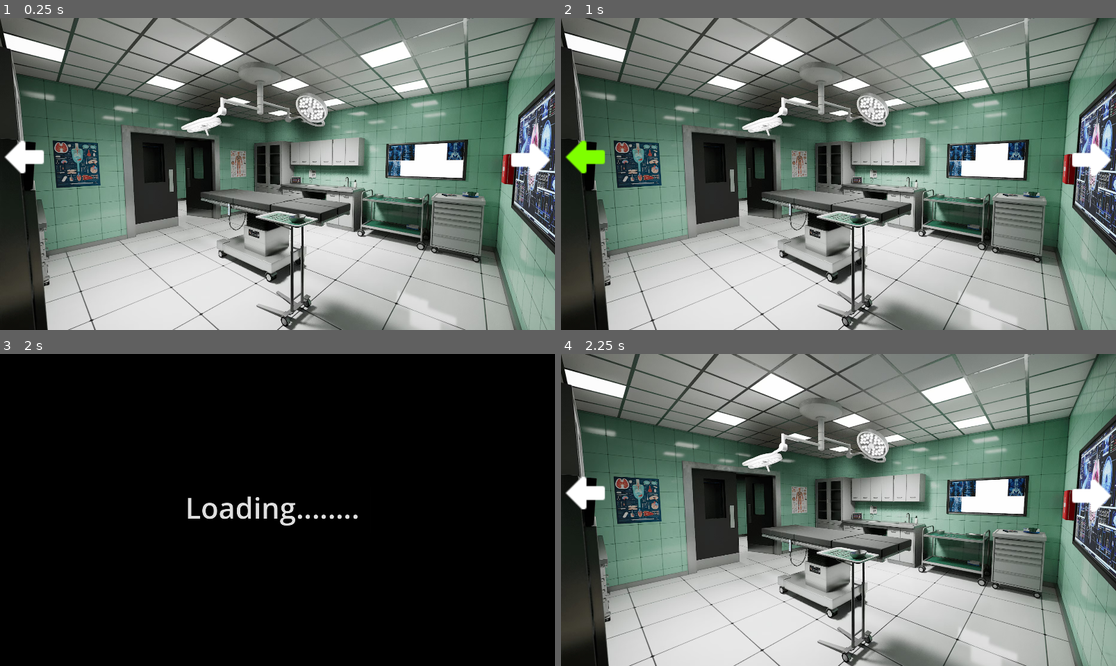
Above: before the commit, frames 1-4 (two rows, left to right).
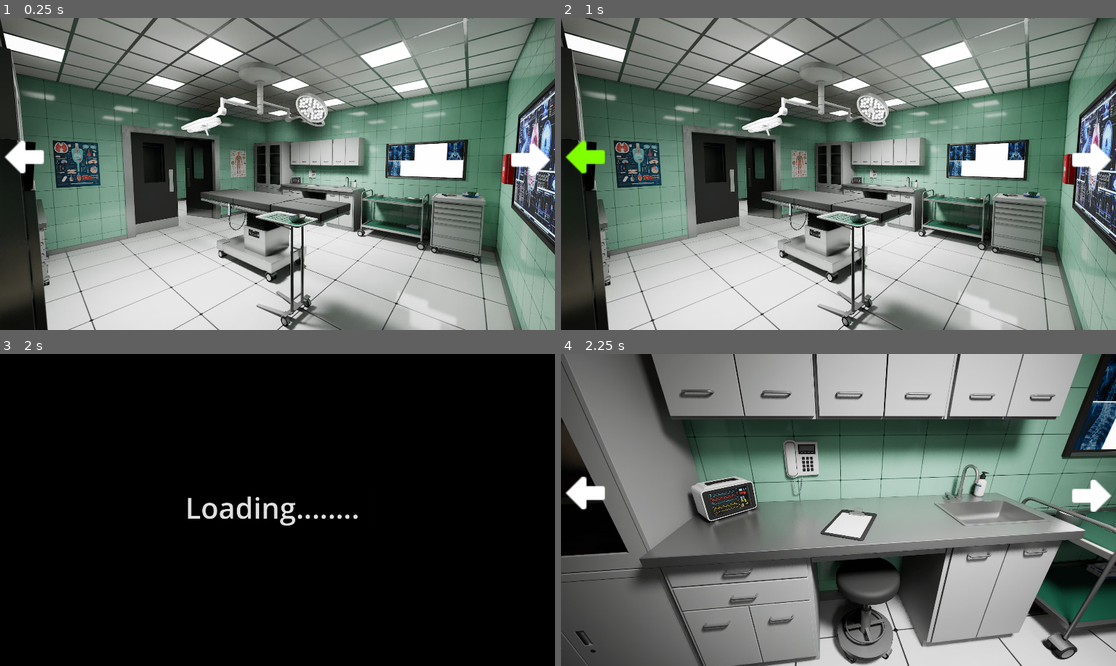
Above: after the commit, the same moments.

Repository: Cavan/EscapeRoomProject
Game: Godot game, scene res://World/world.tscn
Same seed, same stepped clock (60 frames per second), same inputs: the game is played once before the commit and once after it.
Inputs (mouse positions are in pixels of both pictures, inside the frame that each line leads up to):
- Up to frame 1 (0.25 s): no input
- Up to frame 2 (1 s): tap Enter at 0.5 s; move the mouse to (583, 158) at 0.52 s; click (583, 158) at 0.67 s
- Up to frame 3 (2 s): move the mouse to (532, 497) at 1.27 s; click (532, 497) at 1.42 s
- Up to frame 4 (2.25 s): tap Space at 2 s; move the mouse to (894, 441) at 2.02 s; click (894, 441) at 2.17 s

Frames 1-3 are identical in both runs. In frame 4, 83% of the frame differs, in the area x 0-100%, y 0-100%.

Commit message:
Finished scene cycling feature, and refactored.

Diff:
--- a/UI/navigation_arrows.gd
+++ b/UI/navigation_arrows.gd
@@ -19,6 +19,7 @@
 # Called every frame. 'delta' is the elapsed time since the previous frame.
 func _process(delta):
 	pass
+
 
 func _on_area_2d_left_arrow_mouse_entered():
 		print("Left Nav Arrow Entered")
--- a/World/world.gd
+++ b/World/world.gd
@@ -12,7 +12,9 @@
 const NEXT_SCENE:int = 1
 const PREVIOUS_SCENE:int = -1
 const BEGINNING_SCENE:int = 0
+const SCENE_INCREMENT:int = 1
 const ADD_ONE_TO_ZERO_BASED_INDEX = 1
+const SUBTRACT_ONE_FROM_ARRAY_SIZE = 1
 
 var async_loading_path:String
 var current_map_path:String
@@ -26,14 +28,11 @@
 	loading_display.visible = false
 
 
-
-
 # Called every frame. 'delta' is the elapsed time since the previous frame.
 func _process(delta):
 	if loading_display:
 		# advance to the next map
 		change_current_map()
-
 
 
 func load_main_level() -> void:
@@ -45,40 +44,18 @@
 	#await get_tree().create_timer(1.0).timeout
 	add_child(current_level)
 
+
 func _on_navigation_action(direction:String):
 	print("Click Signal Detected")
 	print(direction)
 	if direction == LEFT_NAV_ARROW_CLICKED:
-		navigate_to_previous_map()
+		animated_scene_swap_loader(get_level_path(PREVIOUS_SCENE))
 	if direction == RIGHT_NAV_ARROW_CLICKED:
-		navigate_to_next_map()
+		animated_scene_swap_loader(get_level_path(NEXT_SCENE))
 
-func navigate_to_next_map() -> void:
-	print("Navigating: GO FORWARD")
-	animated_scene_swap_loader(NEXT_SCENE)
 
-func navigate_to_previous_map() -> void:
-	print("Navigating: GO BACKWARD")
-	animated_scene_swap_loader(PREVIOUS_SCENE)
-
-func animated_scene_swap_loader(direction:int) -> void:
-	var new_map
-	var number_of_levels = level_paths.size()
-	var current_level_index = level_paths.find(async_loading_path)
-
-	if direction > 0:
-		print("Current level Index: %s" % [current_level_index])
-		if current_level_index + ADD_ONE_TO_ZERO_BASED_INDEX < number_of_levels:
-			print("We can advance")
-			current_level_index += NEXT_SCENE
-		elif current_level_index + ADD_ONE_TO_ZERO_BASED_INDEX == number_of_levels:
-			print("We must wrap around back to the beginning.")
-			current_level_index = 0
-	if direction < 0:
-		# Add the previous scenen code here.
-		pass
-	async_loading_path = level_paths[current_level_index]
-
+func animated_scene_swap_loader(scene_path:String) -> void:
+	async_loading_path = scene_path
 	var timestamp:String = Time.get_datetime_string_from_system()
 	print("[%s] current set path: %s" % [timestamp, async_loading_path])
 	var tween = create_tween().tween_property(current_level, "modulate:a", 0, 0.5)
@@ -87,6 +64,7 @@
 
 	remove_child(current_level)
 	ResourceLoader.load_threaded_request(async_loading_path)
+
 
 func change_current_map() -> void:
 	if (ResourceLoader.load_threaded_get_status(async_loading_path) == ResourceLoader.THREAD_LOAD_LOADED):
@@ -100,3 +78,25 @@
 			loading_display.visible = false
 			var tween = create_tween().tween_property(current_level, "modulate:a", 1, 0.5)
 			await tween.finished
+
+
+func get_level_path(direction:int) -> String:
+	var number_of_levels = level_paths.size()
+	var current_level_index = level_paths.find(async_loading_path)
+	if direction > 0:
+		print("Current level Index: %s" % [current_level_index])
+		if current_level_index + ADD_ONE_TO_ZERO_BASED_INDEX < number_of_levels:
+			print("We can advance")
+			current_level_index += SCENE_INCREMENT
+		elif current_level_index + ADD_ONE_TO_ZERO_BASED_INDEX == number_of_levels:
+			print("We must wrap around back to the beginning.")
+			current_level_index = 0
+	if direction < 0:
+		print("Current level Index: %s" % [current_level_index])
+		if current_level_index + ADD_ONE_TO_ZERO_BASED_INDEX > 1:
+			print("We can go backward")
+			current_level_index -= SCENE_INCREMENT
+		elif current_level_index + ADD_ONE_TO_ZERO_BASED_INDEX == number_of_levels - level_paths.size() + 1:
+			print("We must wrap around to the end.")
+			current_level_index = level_paths.size() - SCENE_INCREMENT
+	return level_paths[current_level_index]
